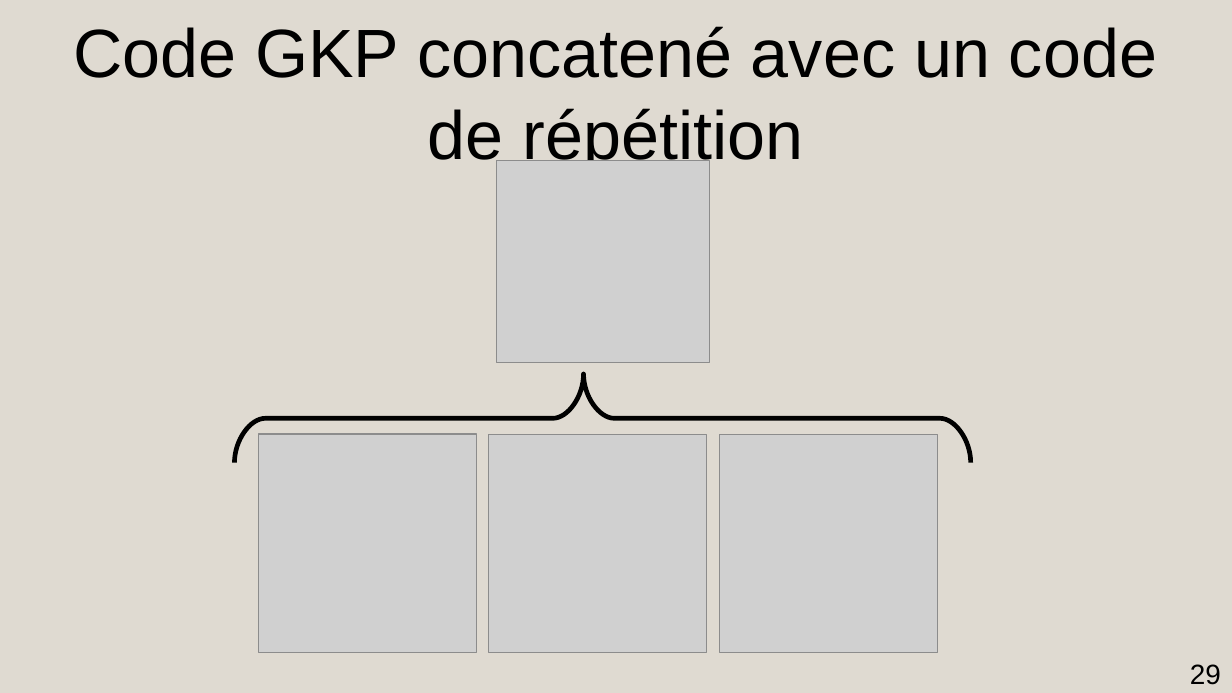
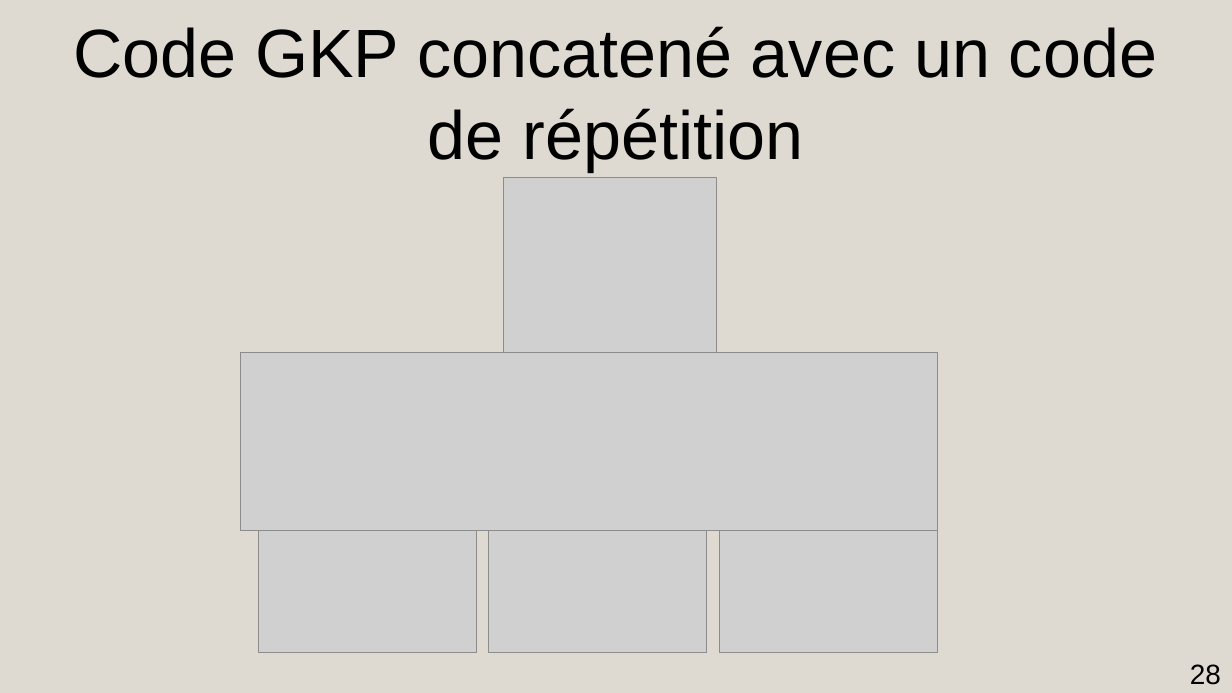
Before and after one commit to AmdaU/presentations, a slide deck: slide 28 of Seminaire/Seminaire.odp (slide 29 before the commit). Drawn at 1232x693 pixels with LibreOffice and Linux fonts; fonts in the diff are those of the drawing; grey boxes stand for pictures. Boxes give left, top, right and bottom in pixels: in the first picture for what was removed or moved away, otherwise in the second. Text is boxed around its words. In the diff, an @@ line names an element or a change of style, - is before the commit and + after.

```diff
--- a/Seminaire/Seminaire.odp
+++ b/Seminaire/Seminaire.odp
@@ picture moved from (x1=496, y1=161, x2=710, y2=363) to (x1=504, y1=178, x2=718, y2=380) @@
@@ picture added at (x1=241, y1=353, x2=938, y2=531) @@
@@ freeform shape removed at (x1=235, y1=375, x2=972, y2=463) @@
@@ page number at (x1=1190, y1=664, x2=1221, y2=685): text changed @@
-29
+28
```
Also in this commit, not shown: 3 other slides changed, 1 slide added, 8 other files.
